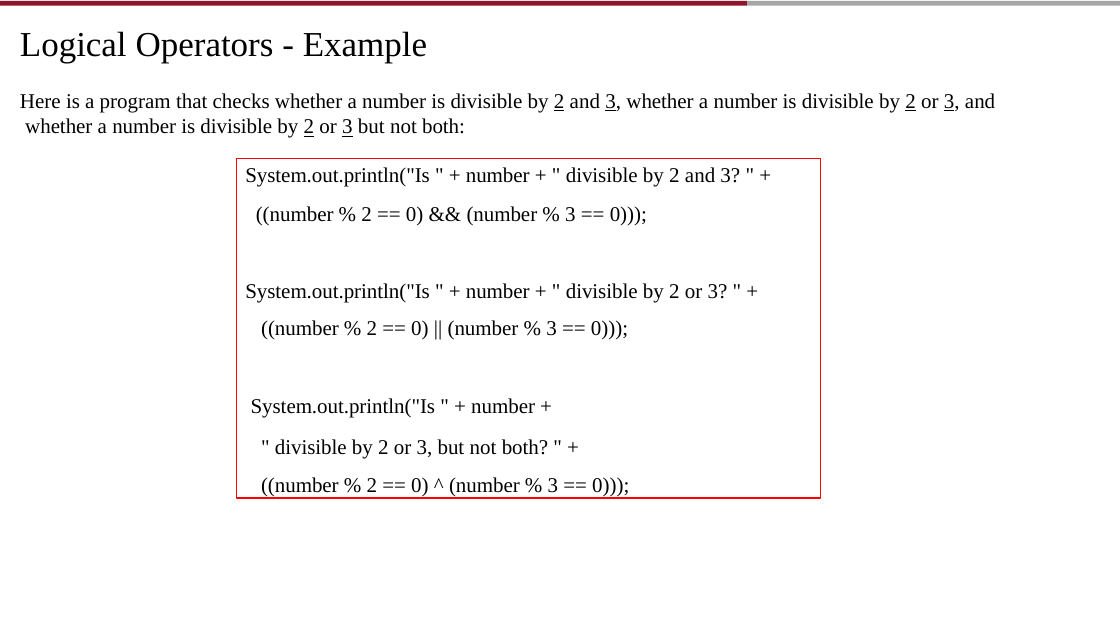
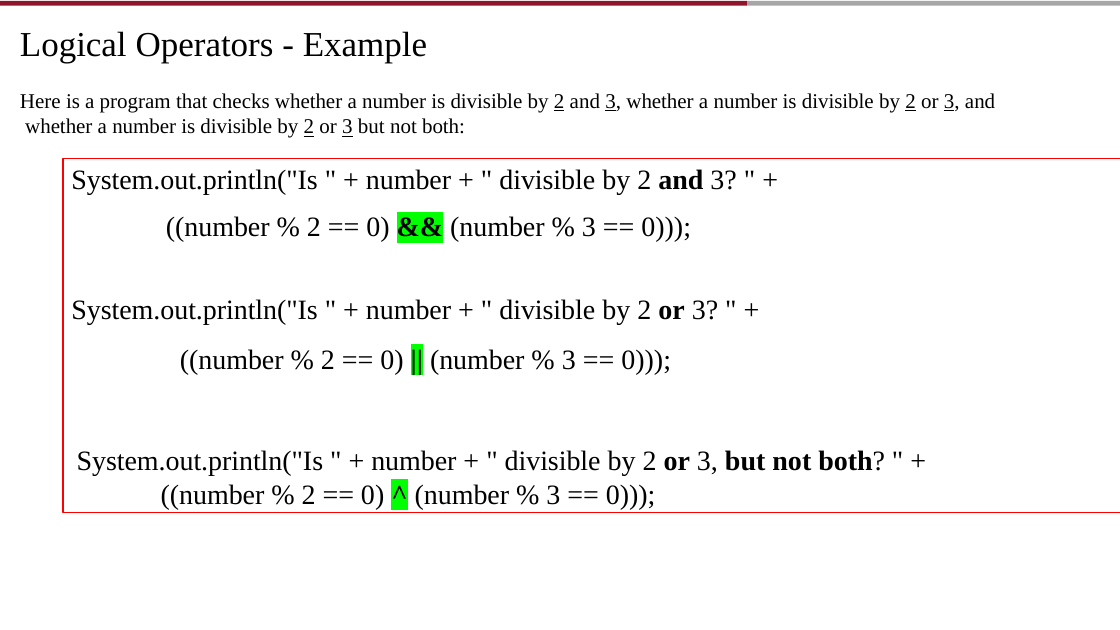
Before and after one commit to AughdonBreslin/CS501IntroToJava, a slide deck: slide 48 of Lectures/2_Elementary_Programming.pptx (slide 45 before the commit). Drawn at 1120x630 pixels with LibreOffice and Linux fonts; fonts in the diff are those of the drawing; background and template pictures are left out. Boxes give left, top, right and bottom in pixels: in the first picture for what was removed or moved away, otherwise in the second. Text is boxed around its words. In the diff, an @@ line names an element or a change of style, - is before the commit and + after.

Commit message:
Added examples for code for L2, updated L2

```diff
--- a/Lectures/2_Elementary_Programming.pptx
+++ b/Lectures/2_Elementary_Programming.pptx
@@ rectangle "System.out.println("Is " + number + ...": place and size @@
-rectangle "System.out.println("Is " + number + ..." at <box>237,159,821,498</box>
+rectangle "System.out.println("Is " + number + ..." at <box>63,159,1120,513</box>
@@ text in rectangle at <box>71,169,736,374</box>: size 18 to 24 pt in "System.out.println("Is " + number + " divisible ...", "((number % 2 == 0) && (number ...", "System.out.println("Is " + number + " divisible ..."; bold on in "and", "&&", "or ||"; highlight none to #00FF00 in "&&", "||" @@
@@ text in rectangle at <box>77,450,885,509</box>: text changed; size 18 to 24 pt @@
-System.out.println("Is " + number +
-" divisible by 2 or 3, but not both? " + ((number % 2 == 0) ^ (number % 3 == 0)));
+System.out.println("Is " + number + " divisible by 2 or 3, but not both? " +
+((number % 2 == 0) ^ (number % 3 == 0)));
```
Also in this commit, not shown: 21 other slides changed, 7 slides added, 2 slides removed, 6 other files.
